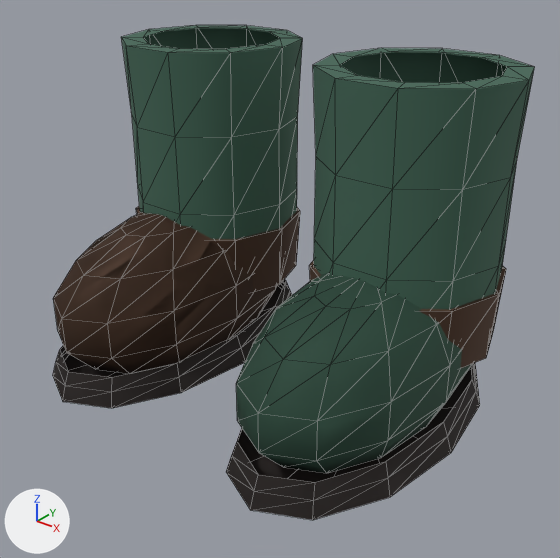
The glTF model games/la-petite-ligne-2/assets/commun/personnages/shoes.glb, before and after one commit.
Camera for both pictures: a 50 mm camera at (0.334, -0.448, 0.333) aimed at (0.019, -0.054, 0.089). Arrows for +X, +Y and +Z are at lower left; the lights stay in place. The older version comes first. Mesh edges are drawn as thin lines.

Objects in the first picture: 'shoes-boots', 'shoes-pebble'.
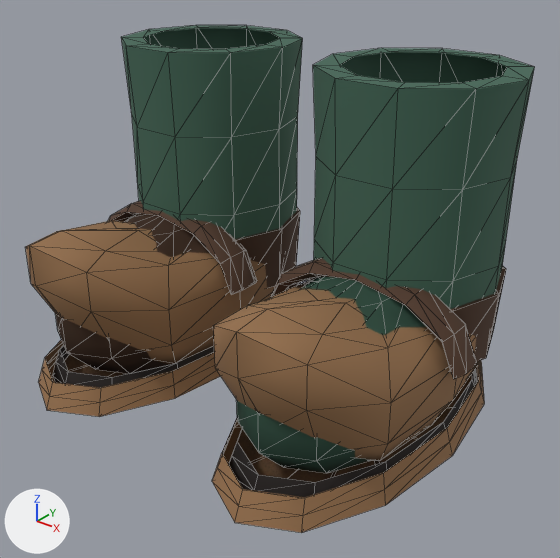
The change, as a diff of the scene's bpy script:
```diff
--- a/games/la-petite-ligne-2/assets/commun/personnages/shoes.glb.py
+++ b/games/la-petite-ligne-2/assets/commun/personnages/shoes.glb.py
@@ me_shoes_clogs @@
+me_shoes_clogs.from_pydata(...)  # 308 vertices, 576 faces; spans x -0.17..0.17, y -0.188..0.088, z 0.0..0.131
+me_shoes_clogs.materials.append(mat_figurine)
@@ ob_shoes_clogs @@
+ob_shoes_clogs = bpy.data.objects.new('shoes-clogs', me_shoes_clogs)
+ob_shoes_clogs.location = (0.0, 0.0, 0.0)
```

What differs and where, as boxes [x1, y1, x2, y2] in the pictures (560 x 558 px):
'shoes-clogs', added (brown): after [25, 200, 485, 533]
'shoes-pebble', unchanged, covered by the edit: before [53, 207, 506, 408]; after [53, 208, 506, 388]
